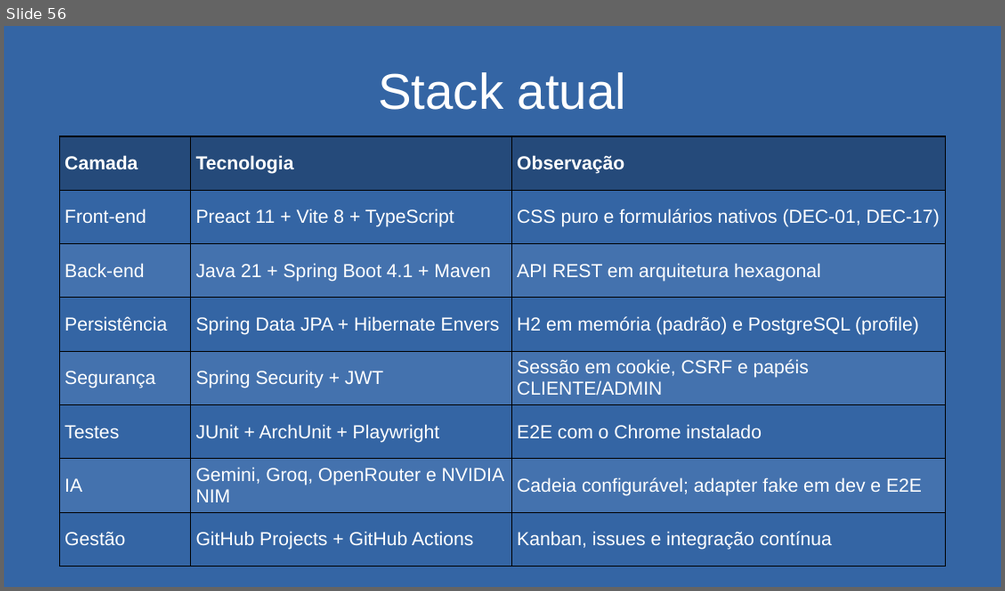
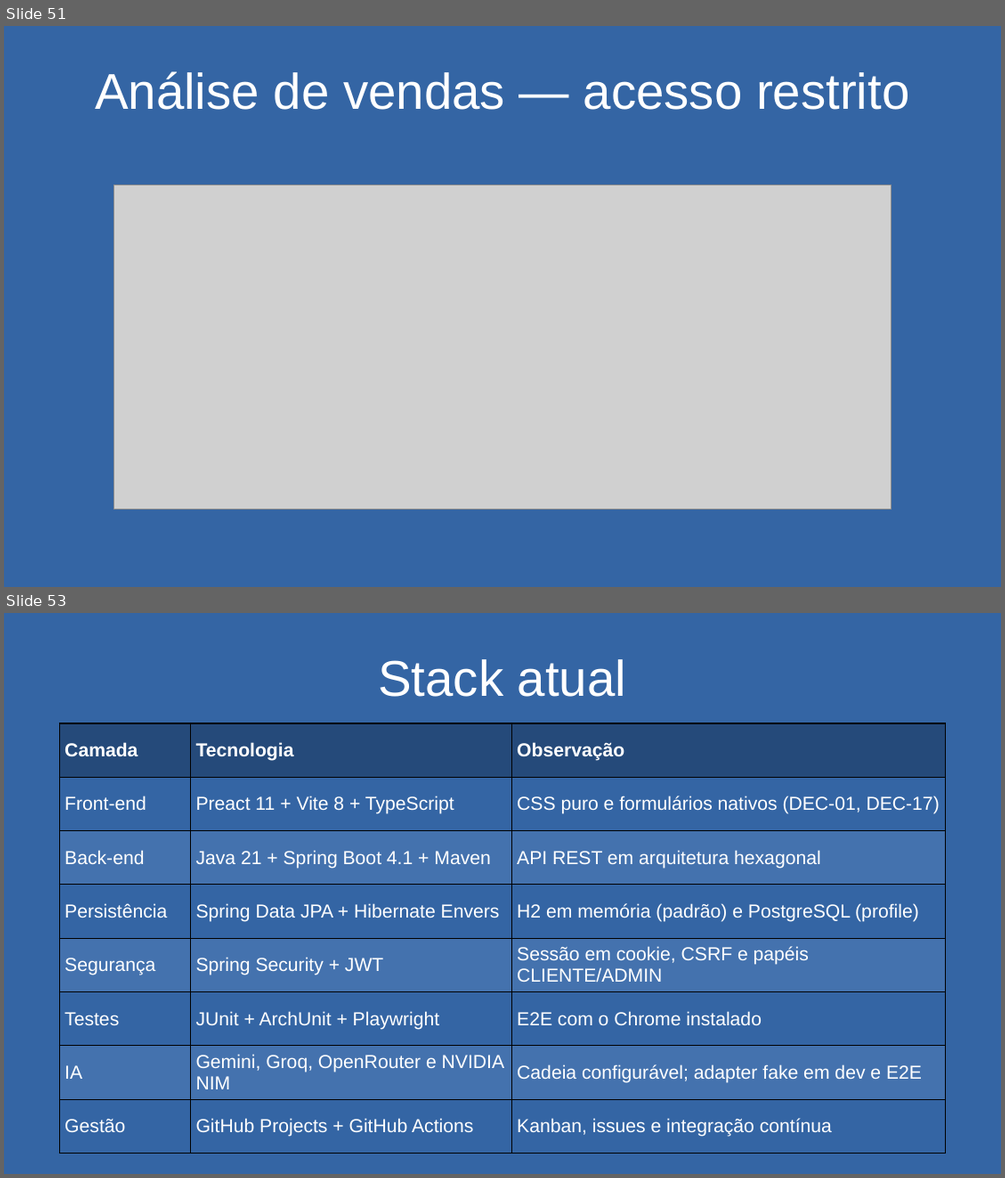
Before and after one commit to matheuskkg/les, a slide deck: docs/entregas/pptxs/24-11/24-11.pptx. Shown one above the other, each under a label of ours: slide 56 before the commit, slides 51 and 53 after it; the slides between them are not shown. The pictures are 1005x591 and 1005x1178 pixels, drawn with LibreOffice and Linux fonts; fonts in the diff are those of the drawing; grey boxes stand for pictures. Boxes give left, top, right and bottom in pixels: in the first picture for what was removed or moved away, otherwise in the second. Text is boxed around its words. In the diff, an @@ line names an element or a change of style, - is before the commit and + after.

```diff
--- a/docs/entregas/pptxs/24-11/24-11.pptx
+++ b/docs/entregas/pptxs/24-11/24-11.pptx
@@ slide 51 added at [4,26,1001,587], background #3465A4 @@
@@ text added at [95,71,909,110], 40 pt, text #FFFFFF @@
+Análise de vendas — acesso restrito
@@ picture added at [113,185,891,509] @@
@@ what was slide 56 is now slide 53 @@
```
Also in this commit, not shown: 12 slides changed, 11 other slides added, 4 slides removed.
